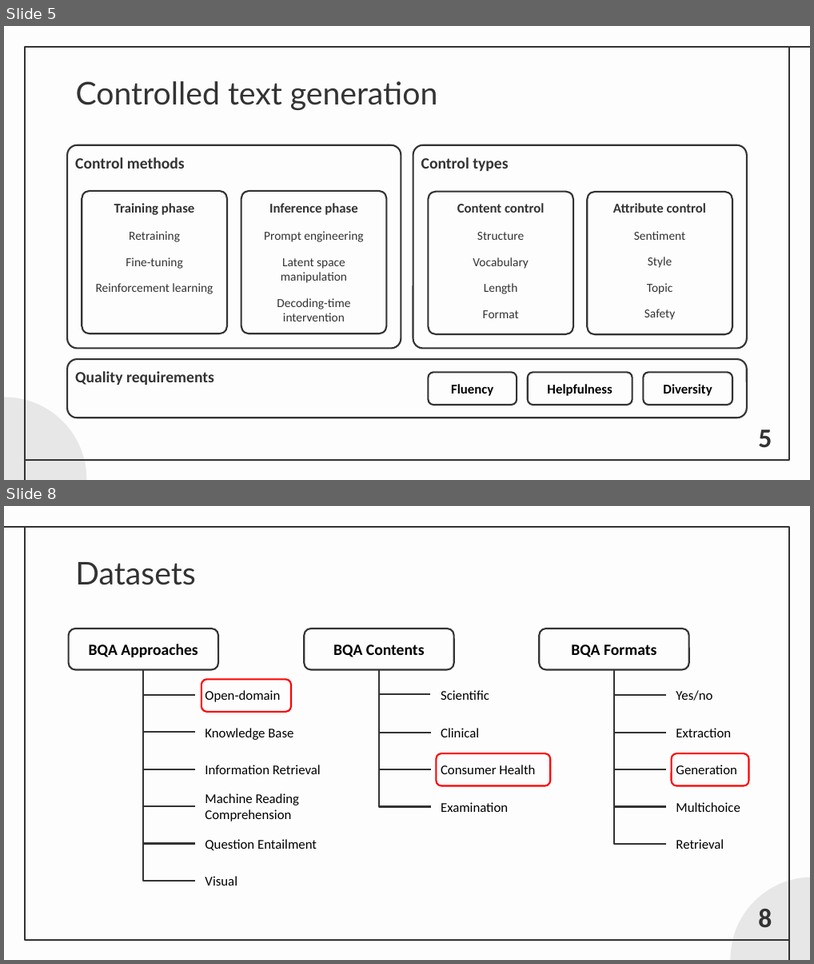
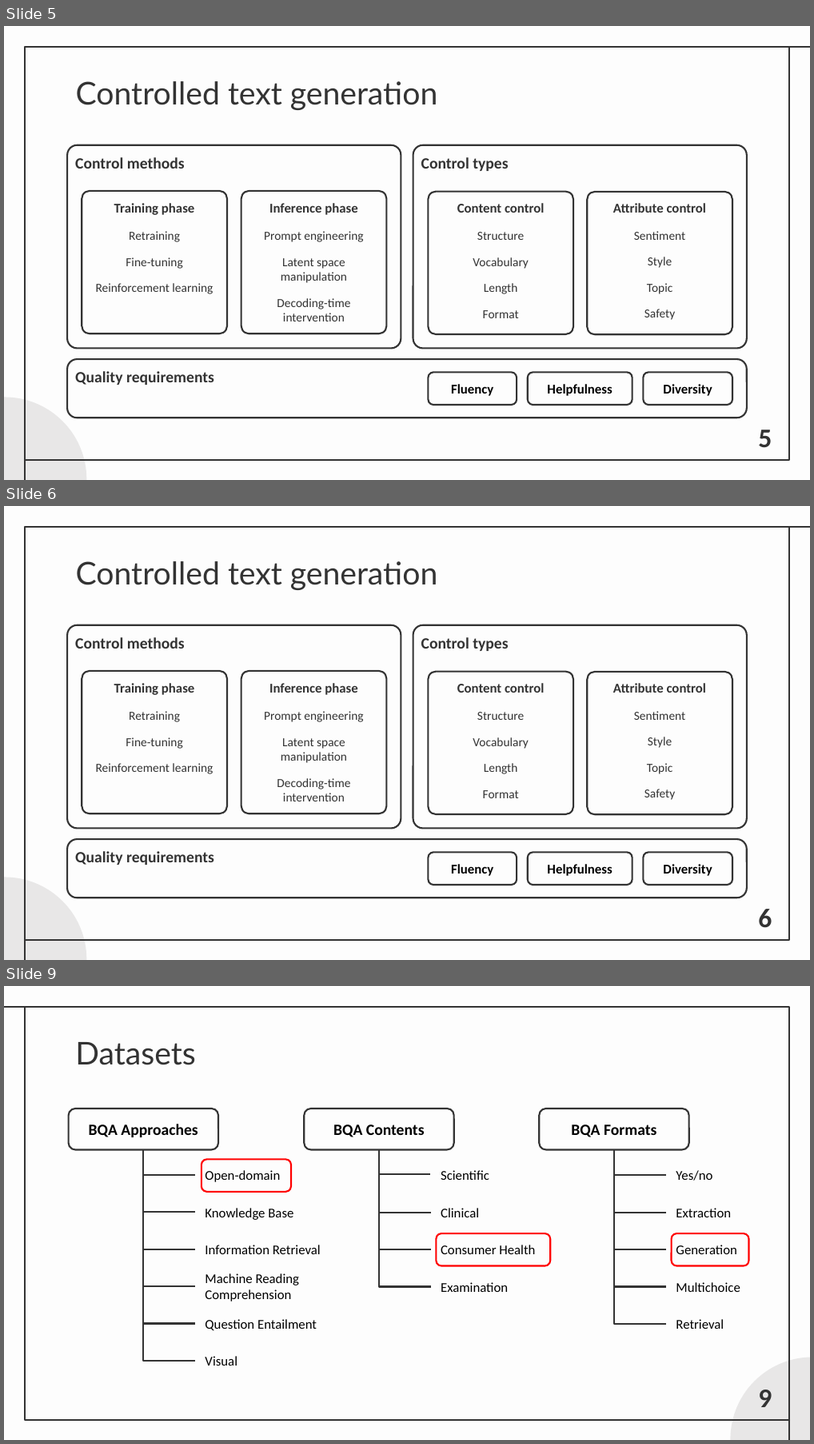
Before and after one commit to DanielFerreira011102/BLS, a slide deck: portfolio/static/documents/PDE_Final.pptx. Shown one above the other, each under a label of ours: slides 5 and 8 before the commit, slides 5, 6 and 9 after it; the slides between them are not shown. The pictures are 814x964 and 814x1444 pixels, drawn with LibreOffice and Linux fonts; fonts in the diff are those of the drawing. Boxes give left, top, right and bottom in pixels: in the first picture for what was removed or moved away, otherwise in the second. Text is boxed around its words. In the diff, an @@ line names an element or a change of style, - is before the commit and + after.

```diff
--- a/portfolio/static/documents/PDE_Final.pptx
+++ b/portfolio/static/documents/PDE_Final.pptx
@@ slide 6 added at box(4, 506, 810, 960), background #FDFDFD; not listed: 4 template elements that a slide beside it also shows @@
@@ title added at box(76, 561, 438, 590), 28 pt, text #333333 @@
+Controlled text generation
@@ rounded rectangle added at box(68, 625, 402, 828), fill #FDFDFD, outline #333333 1.5 pt @@
@@ rounded rectangle added at box(414, 625, 747, 828), fill #FDFDFD, outline #333333 1.5 pt @@
@@ text added at box(75, 637, 185, 648), 14 pt, text #333333, bold @@
+Control methods
@@ text added at box(422, 637, 508, 651), 14 pt, text #333333, bold @@
+Control types
@@ rounded rectangle added at box(82, 671, 227, 813), fill #FDFDFD, outline #333333 1.5 pt @@
@@ rounded rectangle added at box(241, 671, 386, 813), fill #FDFDFD, outline #333333 1.5 pt @@
@@ rounded rectangle added at box(428, 672, 574, 814), fill #FDFDFD, outline #333333 1.5 pt @@
@@ rounded rectangle added at box(588, 672, 733, 814), fill #FDFDFD, outline #333333 1.5 pt @@
@@ text added at box(114, 683, 194, 695), 12 pt, text #333333, bold @@
+Training phase
@@ text added at box(270, 683, 358, 695), 12 pt, text #333333, bold @@
+Inference phase
@@ text added at box(458, 683, 545, 692), 12 pt, text #333333, bold @@
+Content control
@@ text added at box(614, 683, 707, 692), 12 pt, text #333333, bold @@
+Attribute control
@@ text added at box(96, 711, 213, 774), 11 pt, text #333333 @@
+Retraining
+Fine-tuning
+Reinforcement learning
@@ text added at box(264, 711, 363, 801), 11 pt, text #333333 @@
+Prompt engineering
+Latent space manipulation
+Decoding-time intervention
@@ text added at box(473, 712, 529, 798), 11 pt, text #333333 @@
+Structure
+Vocabulary
+Length
+Format
@@ text added at box(634, 711, 686, 800), 11 pt, text #333333 @@
+Sentiment
+Style
+Topic
+Safety
@@ rounded rectangle added at box(67, 839, 746, 898), fill #FDFDFD, outline #333333 1.5 pt @@
@@ text added at box(75, 851, 214, 864), 14 pt, text #333333, bold @@
+Quality requirements
@@ rounded rectangle added at box(428, 852, 517, 884), fill #FDFDFD, outline #333333 1.5 pt, 12 pt, text #000000, bold @@
+Fluency
@@ rounded rectangle added at box(528, 852, 633, 884), fill #FDFDFD, outline #333333 1.5 pt, 12 pt, text #000000, bold @@
+Helpfulness
@@ rounded rectangle added at box(643, 852, 733, 884), fill #FDFDFD, outline #333333 1.5 pt, 12 pt, text #000000, bold @@
+Diversity
@@ page number added at box(758, 908, 772, 928), 24 pt, text #333333, bold @@
+6
@@ what was slide 8 is now slide 9 @@
@@ page number at box(758, 1389, 772, 1407): text changed @@
-8
+9
```
Also in this commit, not shown: 2 slides changed, 18 other files.
